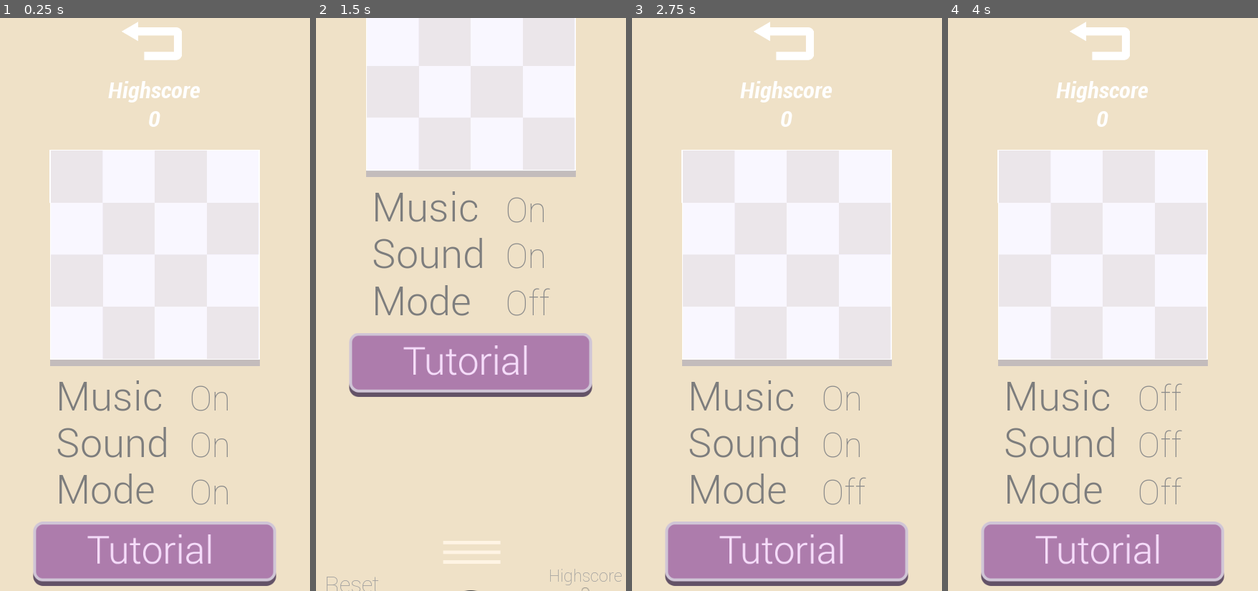
Above: before the commit, frames 1-4 (left to right).
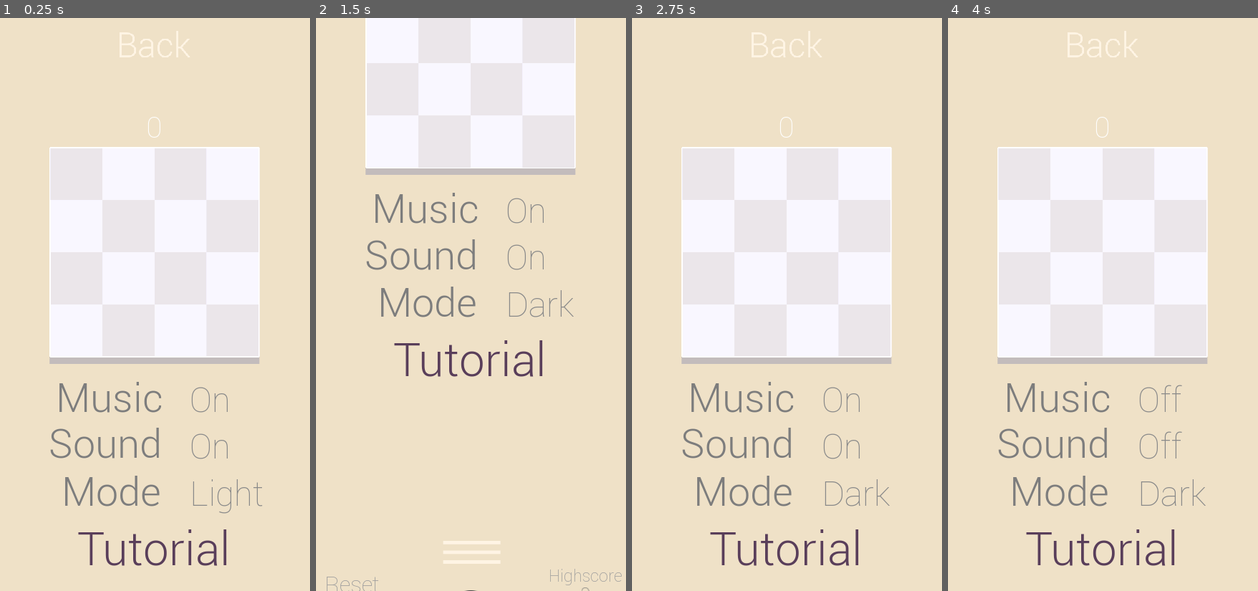
Above: after the commit, the same moments.

Repository: David2Ting/Reshape
Game: Godot game, scene res://Page.tscn
Two runs of this game, one before a commit and one after it. Both use one fixed random seed, a clock stepped at 60 frames per second and the inputs below. This scene is started directly instead of the project's main scene.
Inputs:
- Up to frame 1 (0.25 s): no input
- Up to frame 2 (1.5 s): click "Mode" at 0.5 s; click "Back" at 1.25 s
- Up to frame 3 (2.75 s): click "Menu" at 2 s
- Up to frame 4 (4 s): click "Music" at 2.75 s; click "Sound" at 3.5 s

The runs differ from the first frame. In frame 1, 13% of the frame differs, in the area x 10-90%, y 0-100%; in frame 2, 11%; in frame 3, 13%; in frame 4, 13%.

Commit message:
Changed menu. Added 5 join combos

Diff:
--- a/Hand.gd
+++ b/Hand.gd
@@ -71,16 +71,13 @@
 	var number_num
 	while(!shape_num or (black_list_shape.find(shape_num)>-1 or black_list_number.find(number_num)>-1)):
 		var rand_goal_num = round(rand_range(goal_num-1,goal_num+1))
-		print('rand_goal'+str(rand_goal_num))
 		var times = 3
 		shape_num = 0
 		number_num = 0
 		for i in range(times):
 			var new_shape_num = randi()%int((min(int(rand_goal_num-1),int(main.highest_shape-1))))+1
 			shape_num += new_shape_num
-			print('shape_num '+str(shape_num))
 			number_num += int(clamp((rand_goal_num-new_shape_num),1,main.highest_number-1))
-			print('number_num '+str(number_num))
 		shape_num = round(shape_num/float(times))
 		number_num = round(number_num/float(times))
 	if previous_shape == shape_num:
--- a/Main.gd
+++ b/Main.gd
@@ -132,7 +132,7 @@
 #			selected_card = null
 
 
-func check(node,index,type=null, shape_nodes=null, number_nodes=null, last_node = null, times = 0):
+func check(node,index,type=null, shape_nodes=null, number_nodes=null, last_node = null, times = 0, prev_nodes = null):
 	if !type or type=='Flash':
 		if !type:
 #			check_timer.start()
@@ -162,7 +162,7 @@
 			check_results("Flash",shape_nodes,number_nodes,original_node)
 		else:
 			check_timer.start()
-			check_results("Merge", shape_nodes, number_nodes, original_node, last_node, times)
+			check_results("Merge", shape_nodes, number_nodes, original_node, last_node, times,prev_nodes)
 
 	else:
 		if type == 'Shape':
@@ -185,21 +185,26 @@
 			return number_nodes
 	pass
 
-func check_results(type, shape_nodes, number_nodes, original_node, last_node = null, times=0):
+func check_results(type, shape_nodes, number_nodes, original_node, last_node = null, times=0,prev_nodes=null):
 	var max_shape = 0
 	var max_num = 0
 	var merge = false
 	var nodes = []
 	var merging_node = null
 	var scored = 0
+	var nodes_size = 0
 	if shape_nodes.size()>=3:
 		merge = true
 		max_shape = check_shape_num+1
 		nodes += shape_nodes
 	if number_nodes.size()>=3:
 		merge = true
+		for node in number_nodes:
+			if nodes.find(node)>-1:
+				nodes.append(node)
 		max_num = check_number_num+1
 		nodes += number_nodes
+	nodes_size = nodes.size()
 	if merge:
 		if type == 'Flash':
 			for node in nodes:
@@ -234,7 +239,7 @@
 			original_node.animation.play('Add')
 
 			state = STATES.checking
-			check(original_node,original_node.index,null,null,null,original_node,times+1)
+			check(original_node,original_node.index,null,null,null,original_node,times+1,nodes_size)
 			if max_shape > highest_shape:
 				highest_shape = max_shape
 			elif max_num > highest_number:
@@ -253,6 +258,8 @@
 					emit_signal('target_node_failed')
 		if times > 1:
 			original_node.comment(times-2)
+		elif prev_nodes and prev_nodes>4:
+			original_node.comment(0)
 		var count = 0
 		for x in range(map.size()):
 			for y in range(map[x].size()):
--- a/Menu.gd
+++ b/Menu.gd
@@ -4,10 +4,10 @@
 # var a = 2
 # var b = "text"
 onready var main = get_node("/root/Main")
-onready var map = get_node("Control/Mid/MapContainer/HighScore")
-onready var map_container = get_node("Control/Mid/MapContainer")
+onready var map_container = get_node("Control/Mid/MidContainer/MapContainer")
 onready var high_score_label = get_node('Control/Mid/HighScoreLabel')
-onready var highscore_container = get_node("Control/Mid/MapContainer/HighScore")
+onready var highscore_container = get_node("Control/Mid/MidContainer/MapContainer/HighScore")
+onready var tutorial_label = get_node("Control/TutorialContainer/TutorialButton/Label")
 var node_pkd = preload("res://Node.tscn")
 
 func _ready():
@@ -29,7 +29,7 @@
 				map_container.get_node('HighScore').add_child(node_instance)
 				node_instance.init(data_map[x][y][0], data_map[x][y][1])
 				map_container.place(node_instance,Vector2(x,y), true)
-	high_score_label.set_text("Highscore\n"+str(data_score))
+	high_score_label.set_text(str(data_score))
 func _on_TextureButton_pressed():
 	get_node("/root/Main/Camera2D").to_game()
 	pass # Replace with function body.
@@ -40,3 +40,13 @@
 func _on_TutorialButton_pressed():
 	main.to_tutorial()
 	pass # Replace with function body.
+
+
+func _on_TutorialButton_button_down():
+	tutorial_label.set_modulate('6cffffff')
+	pass # Replace with function body.
+
+
+func _on_TutorialButton_button_up():
+	tutorial_label.set_modulate('ffffff')
+	pass # Replace with function body.
--- a/Menu.tscn
+++ b/Menu.tscn
@@ -5,15 +5,14 @@
 [ext_resource path="res://Images/Fonts/Roboto/Roboto-Light.ttf" type="DynamicFontData" id=3]
 [ext_resource path="res://MapContainer.gd" type="Script" id=4]
 [ext_resource path="res://Background.png" type="Texture" id=5]
-[ext_resource path="res://Images/Fonts/Roboto/Roboto-BoldCondensedItalic.ttf" type="DynamicFontData" id=6]
+[ext_resource path="res://Images/Fonts/Roboto/Roboto-Thin.ttf" type="DynamicFontData" id=6]
 [ext_resource path="res://Menu_button.gd" type="Script" id=7]
 [ext_resource path="res://Images/Ui/On.png" type="Texture" id=8]
-[ext_resource path="res://Images/Fonts/Roboto/Roboto-Thin.ttf" type="DynamicFontData" id=9]
-[ext_resource path="res://Images/Ui/Tutorial_up.png" type="Texture" id=10]
-[ext_resource path="res://Images/Ui/Tutorial_down.png" type="Texture" id=11]
+[ext_resource path="res://Images/Ui/Tutorial_up.png" type="Texture" id=9]
+[ext_resource path="res://Images/Ui/Tutorial_down.png" type="Texture" id=10]
 
 [sub_resource type="DynamicFont" id=1]
-size = 50
+size = 100
 outline_color = Color( 0.611765, 0.611765, 0.611765, 1 )
 font_data = ExtResource( 3 )
 
@@ -21,7 +20,7 @@
 blend_mode = 1
 
 [sub_resource type="DynamicFont" id=3]
-size = 40
+size = 50
 font_data = ExtResource( 6 )
 
 [sub_resource type="DynamicFont" id=4]
@@ -31,7 +30,11 @@
 
 [sub_resource type="DynamicFont" id=5]
 size = 60
-font_data = ExtResource( 9 )
+font_data = ExtResource( 6 )
+
+[sub_resource type="DynamicFont" id=6]
+size = 80
+font_data = ExtResource( 3 )
 
 [node name="Menu" type="Control"]
 anchor_right = 1.0
@@ -46,13 +49,14 @@
 
 [node name="Header" type="Control" parent="Control"]
 margin_right = 600.0
-margin_bottom = 171.0
-mouse_filter = 2
-size_flags_horizontal = 3
-size_flags_vertical = 3
-size_flags_stretch_ratio = 0.5
+margin_bottom = 106.0
+mouse_filter = 2
+size_flags_horizontal = 3
+size_flags_vertical = 3
+size_flags_stretch_ratio = 0.4
 
 [node name="TextureButton" type="TextureButton" parent="Control/Header"]
+self_modulate = Color( 1, 1, 1, 0 )
 anchor_left = 0.5
 anchor_right = 0.5
 margin_left = -91.0
@@ -64,40 +68,45 @@
 texture_normal = ExtResource( 2 )
 
 [node name="Label" type="Label" parent="Control/Header/TextureButton"]
-visible = false
-anchor_left = 0.5
-anchor_right = 0.5
-margin_left = -49.4999
-margin_top = 0.327759
-margin_right = 79.5001
-margin_bottom = 60.3278
+anchor_left = 0.5
+anchor_right = 0.5
+margin_left = -108.222
+margin_top = 40.0623
+margin_right = 107.778
+margin_bottom = 158.062
 custom_fonts/font = SubResource( 1 )
 custom_colors/font_color = Color( 1, 0.960784, 0.898039, 1 )
 text = "Back"
 align = 1
 
 [node name="Mid" type="Control" parent="Control"]
-margin_top = 175.0
-margin_right = 600.0
-margin_bottom = 653.0
-mouse_filter = 2
-size_flags_horizontal = 3
-size_flags_vertical = 3
-size_flags_stretch_ratio = 1.4
-
-[node name="MapContainer" type="Node2D" parent="Control/Mid"]
-position = Vector2( 117.945, 328.694 )
+margin_top = 110.0
+margin_right = 600.0
+margin_bottom = 617.0
+mouse_filter = 2
+size_flags_horizontal = 3
+size_flags_vertical = 3
+size_flags_stretch_ratio = 1.9
+
+[node name="MidContainer" type="Control" parent="Control/Mid"]
+anchor_left = 0.5
+anchor_top = 0.5
+anchor_right = 0.5
+anchor_bottom = 0.5
+
+[node name="MapContainer" type="Node2D" parent="Control/Mid/MidContainer"]
+position = Vector2( -182.571, 135.466 )
 scale = Vector2( 0.7, 0.7 )
 script = ExtResource( 4 )
 
-[node name="Sprite" type="Sprite" parent="Control/Mid/MapContainer"]
+[node name="Sprite" type="Sprite" parent="Control/Mid/MidContainer/MapContainer"]
 position = Vector2( 260.974, -124.954 )
 scale = Vector2( 0.59, 0.59 )
 z_index = -1
 z_as_relative = false
 texture = ExtResource( 5 )
 
-[node name="Sprite2" type="Sprite" parent="Control/Mid/MapContainer"]
+[node name="Sprite2" type="Sprite" parent="Control/Mid/MidContainer/MapContainer"]
 modulate = Color( 0.133333, 0.309804, 1, 0.294118 )
 material = SubResource( 2 )
 position = Vector2( 260.974, -124.954 )
@@ -106,27 +115,29 @@
 z_as_relative = false
 texture = ExtResource( 5 )
 
-[node name="HighScore" type="TileMap" parent="Control/Mid/MapContainer"]
+[node name="HighScore" type="TileMap" parent="Control/Mid/MidContainer/MapContainer"]
 position = Vector2( 0, -387.812 )
 z_as_relative = false
 cell_size = Vector2( 130, 130 )
 format = 1
 
 [node name="HighScoreLabel" type="Label" parent="Control/Mid"]
-margin_left = 78.8112
-margin_top = -72.1199
-margin_right = 520.811
-margin_bottom = 77.8801
+anchor_left = 0.5
+anchor_top = 0.5
+anchor_right = 0.5
+anchor_bottom = 0.5
+margin_left = -221.0
+margin_top = -203.193
+margin_right = 221.0
+margin_bottom = -143.193
 custom_fonts/font = SubResource( 3 )
-text = "Highscore
-0
-"
+text = "0"
 align = 1
 
 [node name="Options" type="Control" parent="Control"]
-margin_top = 657.0
-margin_right = 600.0
-margin_bottom = 1000.0
+margin_top = 621.0
+margin_right = 600.0
+margin_bottom = 888.0
 mouse_filter = 2
 size_flags_horizontal = 3
 size_flags_vertical = 3
@@ -134,13 +145,11 @@
 [node name="Music_button" type="Button" parent="Control/Options"]
 self_modulate = Color( 1, 1, 1, 0 )
 anchor_left = 0.5
-anchor_top = 0.5
-anchor_right = 0.5
-anchor_bottom = 0.5
+anchor_right = 0.5
 margin_left = 61.228
-margin_top = -194.559
+margin_top = 14.4876
 margin_right = 173.228
-margin_bottom = -135.559
+margin_bottom = 73.4876
 script = ExtResource( 7 )
 
 [node name="Sprite" type="Sprite" parent="Control/Options/Music_button"]
@@ -166,34 +175,34 @@
 custom_fonts/font = SubResource( 5 )
 text = "On"
 
-[node name="Music_button2" type="Button" parent="Control/Options"]
+[node name="Sound_button" type="Button" parent="Control/Options"]
 self_modulate = Color( 1, 1, 1, 0 )
 anchor_left = 0.5
 anchor_top = 0.5
 anchor_right = 0.5
 anchor_bottom = 0.5
 margin_left = 61.228
-margin_top = -113.966
+margin_top = -38.4194
 margin_right = 173.228
-margin_bottom = -54.9657
+margin_bottom = 20.5809
 script = ExtResource( 7 )
 
-[node name="Sprite" type="Sprite" parent="Control/Options/Music_button2"]
+[node name="Sprite" type="Sprite" parent="Control/Options/Sound_button"]
 visible = false
 position = Vector2( 56.798, 29.6849 )
 scale = Vector2( 0.55, 0.55 )
 texture = ExtResource( 8 )
 
-[node name="Label" type="Label" parent="Control/Options/Music_button2"]
-margin_left = -233.13
+[node name="Label" type="Label" parent="Control/Options/Sound_button"]
+margin_left = -246.398
 margin_top = -13.9302
-margin_right = -46.1297
+margin_right = -48.3984
 margin_bottom = 69.0698
 custom_fonts/font = SubResource( 4 )
 custom_colors/font_color = Color( 0.494118, 0.494118, 0.494118, 1 )
 text = "Sound"
 
-[node name="Option" type="Label" parent="Control/Options/Music_button2"]
+[node name="Option" type="Label" parent="Control/Options/Sound_button"]
 modulate = Color( 0.541176, 0.541176, 0.541176, 1 )
 margin_top = -5.314
 margin_right = 112.0
@@ -201,60 +210,79 @@
 custom_fonts/font = SubResource( 5 )
 text = "On"
 
-[node name="Music_button3" type="Button" parent="Control/Options"]
-self_modulate = Color( 1, 1, 1, 0 )
-anchor_left = 0.5
-anchor_top = 0.5
-anchor_right = 0.5
-anchor_bottom = 0.5
+[node name="Mode_button" type="Button" parent="Control/Options"]
+self_modulate = Color( 1, 1, 1, 0 )
+anchor_left = 0.5
+anchor_top = 1.0
+anchor_right = 0.5
+anchor_bottom = 1.0
 margin_left = 61.228
-margin_top = -31.2067
+margin_top = -89.1601
 margin_right = 173.228
-margin_bottom = 27.7933
+margin_bottom = -30.1601
 script = ExtResource( 7 )
 
-[node name="Sprite" type="Sprite" parent="Control/Options/Music_button3"]
+[node name="Sprite" type="Sprite" parent="Control/Options/Mode_button"]
 visible = false
 position = Vector2( 56.798, 29.6849 )
 scale = Vector2( 0.55, 0.55 )
 texture = ExtResource( 8 )
 
-[node name="Label" type="Label" parent="Control/Options/Music_button3"]
-margin_left = -233.13
+[node name="Label" type="Label" parent="Control/Options/Mode_button"]
+margin_left = -222.655
 margin_top = -13.9302
-margin_right = -46.1297
+margin_right = -35.6546
 margin_bottom = 69.0698
 custom_fonts/font = SubResource( 4 )
 custom_colors/font_color = Color( 0.494118, 0.494118, 0.494118, 1 )
 text = "Mode"
 
-[node name="Option" type="Label" parent="Control/Options/Music_button3"]
+[node name="Option" type="Label" parent="Control/Options/Mode_button"]
 modulate = Color( 0.541176, 0.541176, 0.541176, 1 )
 margin_top = -5.314
 margin_right = 112.0
 margin_bottom = 65.686
 custom_fonts/font = SubResource( 5 )
-text = "On"
-
-[node name="TutorialButton" type="TextureButton" parent="Control/Options"]
-anchor_left = 0.5
-anchor_top = 1.0
-anchor_right = 0.5
-anchor_bottom = 1.0
-margin_left = -214.067
-margin_top = -121.13
-margin_right = 213.933
-margin_bottom = -6.1297
-texture_normal = ExtResource( 10 )
-texture_pressed = ExtResource( 11 )
+text = "Light"
+
+[node name="TutorialContainer" type="Control" parent="Control"]
+margin_top = 892.0
+margin_right = 600.0
+margin_bottom = 1000.0
+size_flags_horizontal = 3
+size_flags_vertical = 3
+size_flags_stretch_ratio = 0.4
+
+[node name="TutorialButton" type="TextureButton" parent="Control/TutorialContainer"]
+self_modulate = Color( 1, 1, 1, 0 )
+anchor_left = 0.5
+anchor_top = 0.5
+anchor_right = 0.5
+anchor_bottom = 0.5
+margin_left = -214.0
+margin_top = -66.4598
+margin_right = 214.0
+margin_bottom = 48.5406
+texture_normal = ExtResource( 9 )
+texture_pressed = ExtResource( 10 )
+
+[node name="Label" type="Label" parent="Control/TutorialContainer/TutorialButton"]
+margin_right = 425.0
+margin_bottom = 95.0
+custom_fonts/font = SubResource( 6 )
+custom_colors/font_color = Color( 0.352941, 0.247059, 0.356863, 1 )
+text = "Tutorial"
+align = 1
 [connection signal="pressed" from="Control/Header/TextureButton" to="." method="_on_TextureButton_pressed"]
 [connection signal="button_down" from="Control/Options/Music_button" to="Control/Options/Music_button" method="_on_Music_button_button_down"]
 [connection signal="button_up" from="Control/Options/Music_button" to="Control/Options/Music_button" method="_on_Music_button_button_up"]
 [connection signal="pressed" from="Control/Options/Music_button" to="Control/Options/Music_button" method="_on_Music_button_pressed"]
-[connection signal="button_down" from="Control/Options/Music_button2" to="Control/Options/Music_button2" method="_on_Music_button_button_down"]
-[connection signal="button_up" from="Control/Options/Music_button2" to="Control/Options/Music_button2" method="_on_Music_button_button_up"]
-[connection signal="pressed" from="Control/Options/Music_button2" to="Control/Options/Music_button2" method="_on_Music_button_pressed"]
-[connection signal="button_down" from="Control/Options/Music_button3" to="Control/Options/Music_button3" method="_on_Music_button_button_down"]
-[connection signal="button_up" from="Control/Options/Music_button3" to="Control/Options/Music_button3" method="_on_Music_button_button_up"]
-[connection signal="pressed" from="Control/Options/Music_button3" to="Control/Options/Music_button3" method="_on_Music_button_pressed"]
-[connection signal="pressed" from="Control/Options/TutorialButton" to="." method="_on_TutorialButton_pressed"]
+[connection signal="button_down" from="Control/Options/Sound_button" to="Control/Options/Sound_button" method="_on_Music_button_button_down"]
+[connection signal="button_up" from="Control/Options/Sound_button" to="Control/Options/Sound_button" method="_on_Music_button_button_up"]
+[connection signal="pressed" from="Control/Options/Sound_button" to="Control/Options/Sound_button" method="_on_Music_button_pressed"]
+[connection signal="button_down" from="Control/Options/Mode_button" to="Control/Options/Mode_button" method="_on_Music_button_button_down"]
+[connection signal="button_up" from="Control/Options/Mode_button" to="Control/Options/Mode_button" method="_on_Music_button_button_up"]
+[connection signal="pressed" from="Control/Options/Mode_button" to="Control/Options/Mode_button" method="_on_Music_button_pressed"]
+[connection signal="button_down" from="Control/TutorialContainer/TutorialButton" to="." method="_on_TutorialButton_button_down"]
+[connection signal="button_up" from="Control/TutorialContainer/TutorialButton" to="." method="_on_TutorialButton_button_up"]
+[connection signal="pressed" from="Control/TutorialContainer/TutorialButton" to="." method="_on_TutorialButton_pressed"]
--- a/Menu_button.gd
+++ b/Menu_button.gd
@@ -19,10 +19,16 @@
 
 func change_state(new_state):
 	state = new_state
-	if new_state:
-		option_label.set_text('On')
+	if get_name()=='Mode_button':
+		if new_state:
+			option_label.set_text('Light')
+		else:
+			option_label.set_text('Dark')
 	else:
-		option_label.set_text('Off')
+		if new_state:
+			option_label.set_text('On')
+		else:
+			option_label.set_text('Off')
 func _on_Music_button_pressed():
 	if state:
 		change_state(0)
--- a/Node.gd
+++ b/Node.gd
@@ -28,8 +28,8 @@
 var outline_colours = ['bbab8e','97aa8c','a4c2c6','e1b1d6','ffffff']
 var sizes = [0.8,0.85,0.9,0.95,0.95,0.95,0.95,0.95,0.95,0.95]
 
-var double = ['Nice','Good Job','Sweet','Amazing']
-var triple = ['Awesome','Combo!','Super','Supurb']
+var double = ['Nice','Double!','Amazing','Combo!']
+var triple = ['Awesome','Triple!','Super','Supurb']
 var super = ['Extraordinary!','Legendary!','Unbelievable','Spectacular!']
 var comments = [double,triple,super]
 func _ready():
